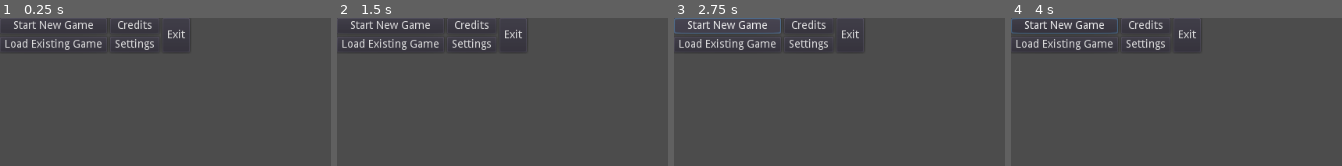
Above: before the commit, frames 1-4 (left to right).
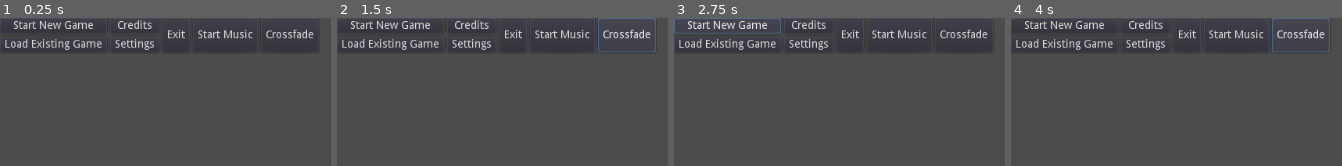
Above: after the commit, the same moments.

Repository: panorb/ludum-dare-47
Game: Godot game, scene res://Menu/MainMenu/MainMenu.tscn
Two runs of this game, one before a commit and one after it. Both use one fixed random seed, a clock stepped at 60 frames per second and the inputs below. The project has no main scene, so this scene is started directly. Sound files missing from this copy of the repository are replaced by a short silence.
Inputs (mouse positions are in pixels of both pictures, inside the frame that each line leads up to):
- Up to frame 1 (0.25 s): no input
- Up to frame 2 (1.5 s): click (562, 35) at 0.5 s, where only the run after the commit has a clickable "Start Music"; click (628, 35) at 1.25 s, where only the run after the commit has a clickable "Crossfade"
- Up to frame 3 (2.75 s): click "Start New Game" at 2 s
- Up to frame 4 (4 s): click "Start New Game" at 2.75 s; click (1302, 35) at 3.5 s, where only the run after the commit has a clickable "Crossfade"

The runs differ from the first frame. In frame 1, 1.0% of the frame differs, in the area x 59-96%, y 7-23%; in frame 2, 1.3%; in frame 3, 1.0%; in frame 4, 1.8%, in the area x 0-97%, y 0-23%.

Commit message:
test script and music update

Diff:
--- /dev/null
+++ b/godot/Autoloads/sound_controller.gd
@@ -0,0 +1,85 @@
+extends Node
+
+const EFFECT_LAYERS:int = 20
+var _effect: Array = []
+var _music: AudioStreamPlayer
+
+# Playback Options
+var _loop: bool = true
+
+# Settings that should be put into an Options script
+var _music_volume:int = -12
+var _effects_volume:int = -12
+
+
+func _ready() -> void:
+	_music = AudioStreamPlayer.new()
+	_music.bus = "BGM"
+	_music.volume_db= _music_volume
+	_music.connect("finished",self,"sig_music_finished")
+	add_child(_music)
+
+	for i in range(0,EFFECT_LAYERS):
+		_effect.append(AudioStreamPlayer.new())
+		_effect[i].volume_db= _effects_volume
+		_effect[i].bus = str("Effects",i)
+		_effect[i].connect("finished", self, "sig_effect_finished")
+		add_child(_effect[i])
+
+func pub_crossfade_music(path:String,should_loop:bool=true)-> void:
+	var stream = load(path)
+	# AudioServer.set_bus_mute(1, true)
+	if _music.playing:
+		pass
+	else:
+		_music.stop()
+	_music.stream = stream
+	_music.play()
+	_loop=should_loop
+
+func pub_play_music(path:String,should_loop:bool=true)-> void:
+	var stream = load(path)
+	# AudioServer.set_bus_mute(1, true)
+	_music.stop()
+	_music.stream = stream
+	_music.play()
+	_loop=should_loop
+
+
+func pub_play_effect(path:String,channel:int=0)-> void:
+	var stream = load(path)
+	# AudioServer.set_bus_mute(1, true)
+	_effect[channel].stop()
+	_effect[channel].stream = stream
+	_effect[channel].play()
+
+
+func pub_stop_music()-> void:
+	_music.stop()
+
+
+func pub_stop_effect(channel:int)-> void:
+	_effect[channel].stop()
+
+
+func pub_stop_effects()-> void:
+	for i in range(0,EFFECT_LAYERS):
+		_effect[i].stop()
+
+
+func pub_stop_all() -> void:
+	pub_stop_music()
+	pub_stop_effects()
+
+
+func sig_music_finished() -> void:
+	# AudioServer.set_bus_mute(1, false)
+	if _loop :
+		_music.stop()
+		_music.play()
+	pass
+
+
+func sig_effect_finished() -> void:
+	# AudioServer.set_bus_mute(1, false)
+	pass
--- a/godot/Menu/MainMenu/MainMenu.tscn
+++ b/godot/Menu/MainMenu/MainMenu.tscn
@@ -1,10 +1,12 @@
-[gd_scene load_steps=6 format=2]
+[gd_scene load_steps=8 format=2]
 
 [ext_resource path="res://Menu/MainMenu/exit_button.gd" type="Script" id=1]
 [ext_resource path="res://Menu/MainMenu/settings_button.gd" type="Script" id=2]
 [ext_resource path="res://Menu/MainMenu/credits_button.gd" type="Script" id=3]
 [ext_resource path="res://Menu/MainMenu/start_button.gd" type="Script" id=4]
 [ext_resource path="res://Menu/MainMenu/load_game_button.gd" type="Script" id=5]
+[ext_resource path="res://Menu/MainMenu/musictest.gd" type="Script" id=6]
+[ext_resource path="res://Menu/MainMenu/crossfadebutton.gd" type="Script" id=7]
 
 [node name="MainMenu" type="MarginContainer"]
 __meta__ = {
@@ -12,7 +14,7 @@
 }
 
 [node name="HBoxContainer" type="HBoxContainer" parent="."]
-margin_right = 243.0
+margin_right = 408.0
 margin_bottom = 44.0
 
 [node name="VBoxContainer" type="VBoxContainer" parent="HBoxContainer"]
@@ -56,3 +58,17 @@
 margin_bottom = 44.0
 text = "Exit"
 script = ExtResource( 1 )
+
+[node name="music Button" type="Button" parent="HBoxContainer"]
+margin_left = 247.0
+margin_right = 330.0
+margin_bottom = 44.0
+text = "Start Music"
+script = ExtResource( 6 )
+
+[node name="crossfade button" type="Button" parent="HBoxContainer"]
+margin_left = 334.0
+margin_right = 408.0
+margin_bottom = 44.0
+text = "Crossfade"
+script = ExtResource( 7 )
--- /dev/null
+++ b/godot/Menu/MainMenu/crossfadebutton.gd
@@ -0,0 +1,4 @@
+extends Button
+
+func _pressed():
+	SoundController.pub_play_music("res://testmusic/Brig - Spoil [NCS Release].ogg")
--- /dev/null
+++ b/godot/Menu/MainMenu/musictest.gd
@@ -0,0 +1,5 @@
+extends Button
+
+
+func _pressed():
+	SoundController.pub_play_music("res://testmusic/Brig - Spoil [NCS Release].ogg")
--- a/godot/project.godot
+++ b/godot/project.godot
@@ -18,6 +18,10 @@
 config/name="LD47 Game"
 config/icon="res://icon.png"
 
+[autoload]
+
+SoundController="*res://Autoloads/sound_controller.gd"
+
 [display]
 
 window/dpi/allow_hidpi=true
Not shown, added: godot/testmusic/Brig - Spoil [NCS Release].ogg.import
Not shown, added: godot/testmusic/Different Heaven - OMG [NCS Release].ogg.import
Not shown, added: godot/testmusic/Brig - Spoil [NCS Release].mp3
Not shown, added: godot/testmusic/Brig - Spoil [NCS Release].ogg
Not shown, added: godot/testmusic/Different Heaven - OMG [NCS Release].mp3
Not shown, added: godot/testmusic/Different Heaven - OMG [NCS Release].ogg
